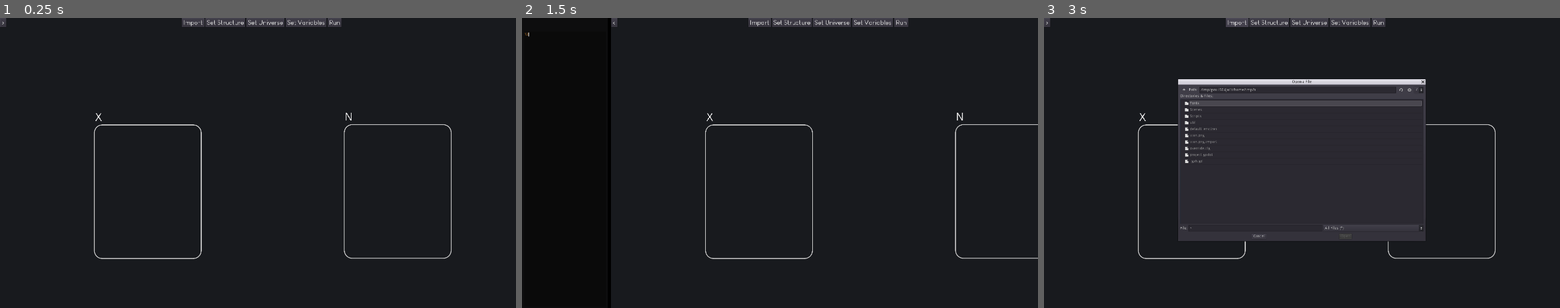
Above: before the commit, frames 1-3 (left to right).
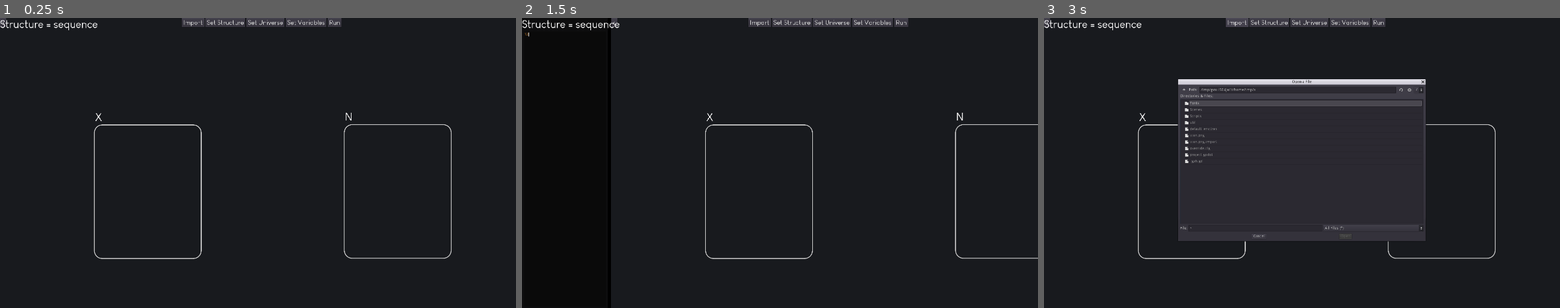
Above: after the commit, the same moments.

Repository: Mickaly13X/wv_project
Game: Godot game, scene res://Scenes/Main.tscn
Same seed, same stepped clock (60 frames per second), same inputs: the game is played once before the commit and once after it.
Inputs (mouse positions are in pixels of both pictures, inside the frame that each line leads up to):
- Up to frame 1 (0.25 s): no input
- Up to frame 2 (1.5 s): click ">" at 0.5 s; click (563, 168) at 1.27 s; type "12" at 1.35 s
- Up to frame 3 (3 s): click "<" at 2 s; click "Import" at 2.75 s

The runs differ from the first frame. In frame 1, 0.2% of the frame differs, in the area x 0-19%, y 0-5%; in frame 2, 0.2%; in frame 3, 0.2%, in the area x 0-41%, y 0-26%.

Commit message:
color changes

Diff:
--- a/Visualizer/Scenes/Main.tscn
+++ b/Visualizer/Scenes/Main.tscn
@@ -517,9 +517,18 @@
 window_title = "Open een Bestand"
 mode = 0
 access = 2
-current_dir = "/Users/erickim/wv_project/Visualizer"
+current_dir = "/Users/Joran/Git/wv_project/Visualizer"
 current_file = "~"
-current_path = "/Users/erickim/wv_project/Visualizer/~"
+current_path = "/Users/Joran/Git/wv_project/Visualizer/~"
+__meta__ = {
+"_edit_use_anchors_": false
+}
+
+[node name="Structure" type="Label" parent="."]
+margin_right = 40.0
+margin_bottom = 14.0
+custom_fonts/font = ExtResource( 5 )
+text = "Structure = sequence"
 __meta__ = {
 "_edit_use_anchors_": false
 }
--- a/Visualizer/Scripts/Main.gd
+++ b/Visualizer/Scripts/Main.gd
@@ -1,7 +1,12 @@
 extends Control
 
-const Exception = preload("res://util/ExceptionIDs.gd")
+const EXCEPTION = preload("res://util/ExceptionIDs.gd")
 const SET = preload("res://Scenes/Set.tscn")
+const STRUCTURE_NAMES = [ \
+	["sequence", "permutation", "composition"],
+	["multisubset",  "subset", "integer composition"],
+	["partition", "partition", "partition", "partition"],
+	["integer partition", "integer partition", "integer partition", "integer partition"]]
 
 enum Distinct {NONE_SAME, N_SAME, X_SAME, NX_SAME}
 enum SetFunction {ANY, INJ, SUR}
@@ -36,6 +41,7 @@
 
 	randomize()
 	init_menus()
+	set_structure()
 	POPUPS["open_file"].current_dir = ""
 	POPUPS["open_file"].current_path = ""
 	#var file_path = "res://tests/paper/constrained/permutation_5_4.test"
@@ -273,10 +279,12 @@
 func set_structure() -> void:
 
 	var distinct = structure[0]
+	var set_function = structure[1]
 	Sets.get_node("N").set_distinct(distinct == Distinct.X_SAME || \
 									distinct == Distinct.NONE_SAME)
 	Sets.get_node("X").set_distinct(distinct == Distinct.N_SAME || \
 									distinct == Distinct.NONE_SAME)
+	$Structure.text = "Structure = " + STRUCTURE_NAMES[distinct][set_function]
 	set_menu_structure(false)
 
 
--- a/Visualizer/Scripts/element.gd
+++ b/Visualizer/Scripts/element.gd
@@ -17,11 +17,8 @@
 		shape_unselected.set_corner_radius_all(r)
 
 		shape_selected.bg_color = Color(0.335114, 0.295376, 0.613281)
+		shape_selected.set_border_width_all(2)
 		shape_selected.set_corner_radius_all(r)
-		shape_selected.border_width_bottom = 2
-		shape_selected.border_width_left = 2
-		shape_selected.border_width_right = 2
-		shape_selected.border_width_top = 2
 		shape_selected.border_color = Color(0.717647, 0.717647, 0.768627)
 	else: # box
 		shape_unselected.bg_color = Color.transparent
@@ -30,15 +27,12 @@
 		shape_unselected.border_width_top = 0
 
 
-func init_mask():
-	MASK.rect_position = Vector2(-r,-r)
-	MASK.rect_size = Vector2(2*r,2*r)
-
-
 func _process(delta):
 	update()
 
+
 func _draw():
+
 	if set.name == "N":
 		if selected == false:
 			draw_style_box(shape_unselected, Rect2(-r, -r, 2*r, 2*r))
@@ -47,6 +41,12 @@
 	else:
 		draw_style_box(shape_unselected, Rect2(-r, -r, 2*r, 2*r))
 
+
+func init_mask():
+	MASK.rect_position = Vector2(-r,-r)
+	MASK.rect_size = Vector2(2*r,2*r)
+
+
 func on_gui_input(event):
 
 	if (event.is_pressed() and event.button_index == BUTTON_LEFT):
--- a/Visualizer/Scripts/set.gd
+++ b/Visualizer/Scripts/set.gd
@@ -1,6 +1,8 @@
 extends Node2D
 
 const ELEMENT = preload("res://Scenes/Element.tscn")
+const ELEMENT_COLORS = [Color.red, Color.blue, Color.green, Color.yellow,
+	Color.purple, Color.orange, Color.pink, Color.cyan, Color.darkred, Color.darkblue]
 
 var custom_name : String
 var distinct = false
@@ -57,11 +59,13 @@
 func set_distinct(distinct : bool):
 
 	self.distinct = distinct
-	for I in $Elements.get_children():
+	var elements = $Elements.get_children()
+	for i in range(len(elements)):
 		if distinct:
-			I.modulate = Color(g.randomf(1), g.randomf(1), g.randomf(1), 1)
+			elements[i].modulate = ELEMENT_COLORS[i]
+			#	Color(0.33 * (i%3), 0.33 * ((i/3)%3), 0.33 * ((i/9)%3))
 		else:
-			I.modulate = Color.white
+			elements[i].modulate = Color.white
 
 
 func set_name(custom_name : String = "") -> void:
Not shown, added: Papers/Paper_v0.pdf
Not shown, added: Papers/Paper_v1.pdf
